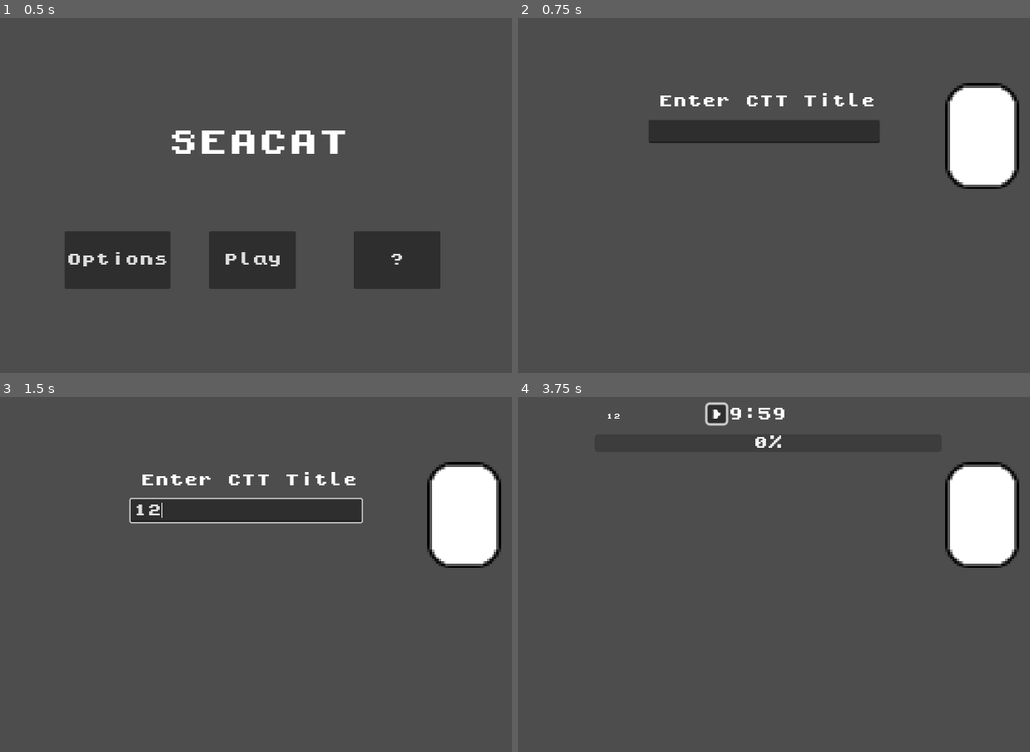
Above: before the commit, frames 1-4 (two rows, left to right).
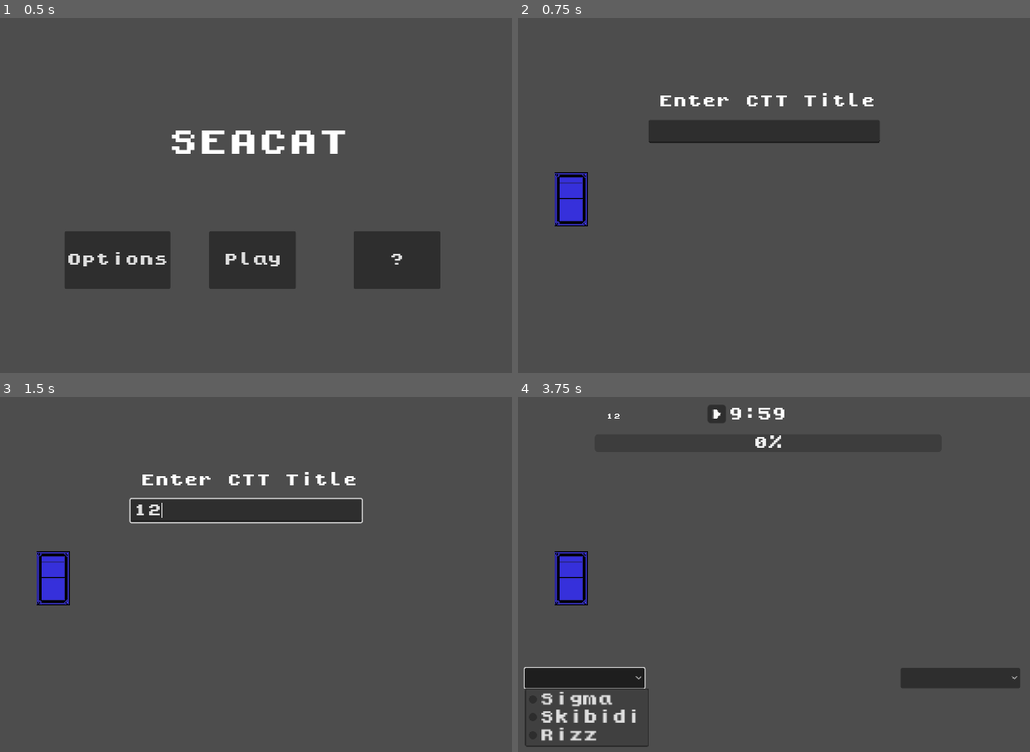
Above: after the commit, the same moments.

Repository: phan-andrew/demo3
Game: Godot game, scene res://start_screen.tscn
Two runs of this game, one before a commit and one after it. Both use one fixed random seed, a clock stepped at 60 frames per second and the inputs below.
Inputs (mouse positions are in pixels of both pictures, inside the frame that each line leads up to):
- Up to frame 1 (0.5 s): no input
- Up to frame 2 (0.75 s): click "Play" at 0.5 s
- Up to frame 3 (1.5 s): click (245, 510) at 1.27 s; type "12" at 1.35 s
- Up to frame 4 (3.75 s): tap Enter at 2 s; hold Space (move_right) 2.03-2.75 s; click (717, 414) at 2.75 s; click (584, 677) at 3.52 s

Frame 1 is identical in both runs. In frame 2, 4.7% of the frame differs, in the area x 7-98%, y 18-59%; in frame 3, 4.7%; in frame 4, 8.6%, in the area x 1-99%, y 1-99%.

Commit message:
edit card

Diff:
--- /dev/null
+++ b/cardFlip.gd
@@ -0,0 +1,33 @@
+extends Node2D
+
+var flipped = false
+var hovering = false
+var reset_count = 0
+var reset = 500
+
+# Called when the node enters the scene tree for the first time.
+func _ready():
+	pass # Replace with function body.
+
+
+# Called every frame. 'delta' is the elapsed time since the previous frame.
+func _process(delta):
+	if hovering:
+		reset_count = 0
+		if !flipped:
+			$AnimationPlayer.play("card_flip")
+			flipped = true
+	else:
+		reset_count +=1
+	if reset_count > reset && flipped:
+		$AnimationPlayer.play_backwards("card_flip")
+		flipped = false
+
+
+
+func _on_area_2d_mouse_shape_entered(shape_idx):
+	hovering = true
+
+
+func _on_area_2d_mouse_shape_exited(shape_idx):
+	hovering = false
--- /dev/null
+++ b/cardFlip.tscn
@@ -0,0 +1,109 @@
+[gd_scene load_steps=10 format=3 uid="uid://dpl22mpi7vi48"]
+
+[ext_resource type="Texture2D" uid="uid://b3d3eqfyx0ihs" path="res://cards/bluecard-back.png" id="1_4eg6w"]
+[ext_resource type="Script" path="res://cardFlip.gd" id="1_ocqbr"]
+[ext_resource type="Texture2D" uid="uid://bga4axkw74rld" path="res://cards/bluecard-front.png" id="2_3mnai"]
+
+[sub_resource type="AtlasTexture" id="AtlasTexture_fvgbg"]
+atlas = ExtResource("1_4eg6w")
+region = Rect2(0, 0, 825, 1335)
+
+[sub_resource type="SpriteFrames" id="SpriteFrames_fgt5r"]
+animations = [{
+"frames": [{
+"duration": 1.0,
+"texture": SubResource("AtlasTexture_fvgbg")
+}],
+"loop": true,
+"name": &"default",
+"speed": 5.0
+}]
+
+[sub_resource type="Animation" id="Animation_noan5"]
+resource_name = "card_flip"
+length = 0.4
+tracks/0/type = "value"
+tracks/0/imported = false
+tracks/0/enabled = true
+tracks/0/path = NodePath("card:scale")
+tracks/0/interp = 2
+tracks/0/loop_wrap = true
+tracks/0/keys = {
+"times": PackedFloat32Array(0, 0.2, 0.4),
+"transitions": PackedFloat32Array(1, 1, 1),
+"update": 0,
+"values": [Vector2(1, 1), Vector2(0.1, 1), Vector2(1, 1)]
+}
+tracks/1/type = "value"
+tracks/1/imported = false
+tracks/1/enabled = true
+tracks/1/path = NodePath("card/card_back:z_index")
+tracks/1/interp = 1
+tracks/1/loop_wrap = true
+tracks/1/keys = {
+"times": PackedFloat32Array(0.189502, 0.213268),
+"transitions": PackedFloat32Array(1, 1),
+"update": 1,
+"values": [-1, 0]
+}
+
+[sub_resource type="Animation" id="Animation_2h8i5"]
+length = 0.001
+tracks/0/type = "value"
+tracks/0/imported = false
+tracks/0/enabled = true
+tracks/0/path = NodePath("card:scale")
+tracks/0/interp = 1
+tracks/0/loop_wrap = true
+tracks/0/keys = {
+"times": PackedFloat32Array(0),
+"transitions": PackedFloat32Array(1),
+"update": 0,
+"values": [Vector2(1, 1)]
+}
+tracks/1/type = "value"
+tracks/1/imported = false
+tracks/1/enabled = true
+tracks/1/path = NodePath("card/card_back:z_index")
+tracks/1/interp = 1
+tracks/1/loop_wrap = true
+tracks/1/keys = {
+"times": PackedFloat32Array(0),
+"transitions": PackedFloat32Array(1),
+"update": 1,
+"values": [-1]
+}
+
+[sub_resource type="AnimationLibrary" id="AnimationLibrary_bpgj4"]
+_data = {
+"RESET": SubResource("Animation_2h8i5"),
+"card_flip": SubResource("Animation_noan5")
+}
+
+[sub_resource type="RectangleShape2D" id="RectangleShape2D_7wmbb"]
+size = Vector2(846, 1352)
+
+[node name="Node2D" type="Node2D"]
+script = ExtResource("1_ocqbr")
+
+[node name="card" type="Sprite2D" parent="."]
+z_index = -1
+texture = ExtResource("2_3mnai")
+
+[node name="card_back" type="AnimatedSprite2D" parent="card"]
+z_index = -1
+sprite_frames = SubResource("SpriteFrames_fgt5r")
+
+[node name="AnimationPlayer" type="AnimationPlayer" parent="."]
+libraries = {
+"": SubResource("AnimationLibrary_bpgj4")
+}
+
+[node name="Area2D" type="Area2D" parent="."]
+
+[node name="CollisionShape2D" type="CollisionShape2D" parent="Area2D"]
+position = Vector2(0, -2)
+shape = SubResource("RectangleShape2D_7wmbb")
+
+[connection signal="mouse_shape_entered" from="Area2D" to="." method="_on_area_2d_mouse_shape_entered"]
+[connection signal="mouse_shape_exited" from="Area2D" to="." method="_on_area_2d_mouse_shape_exited"]
--- a/dropdown.tscn
+++ b/dropdown.tscn
@@ -1,4 +1,6 @@
-[gd_scene format=3 uid="uid://dhg0ohpps2lt8"]
+[gd_scene load_steps=2 format=3 uid="uid://dhg0ohpps2lt8"]
+
+[ext_resource type="Theme" uid="uid://b2ufqqc6nun3o" path="res://mid_font_theme.tres" id="1_e5evp"]
 
 [node name="Node2D" type="Node2D"]
 
@@ -7,6 +9,7 @@
 offset_top = 500.0
 offset_right = 350.0
 offset_bottom = 531.0
+theme = ExtResource("1_e5evp")
 item_count = 3
 popup/item_0/text = "Sigma"
 popup/item_0/id = 0
@@ -20,6 +23,7 @@
 offset_top = 500.0
 offset_right = 1000.0
 offset_bottom = 531.0
+theme = ExtResource("1_e5evp")
 item_count = 3
 popup/item_0/text = "Sigma"
 popup/item_0/id = 0
--- a/home_screen.gd
+++ b/home_screen.gd
@@ -16,3 +16,4 @@
 		$starting_prompts.visible = false
 		$progress_bar.visible = true
 		$progress_bar/Timer_Label.startTimer = true
+		$dropdowns.visible = true
--- a/home_screen.tscn
+++ b/home_screen.tscn
@@ -1,11 +1,12 @@
-[gd_scene load_steps=7 format=3 uid="uid://c0lk8ms1uploi"]
+[gd_scene load_steps=8 format=3 uid="uid://c0lk8ms1uploi"]
 
 [ext_resource type="Script" path="res://home_screen.gd" id="1_0dgku"]
 [ext_resource type="PackedScene" uid="uid://sis1u3rdone5" path="res://starting_prompts.tscn" id="1_xo1g2"]
 [ext_resource type="Script" path="res://Label.gd" id="2_pbnx2"]
 [ext_resource type="Theme" uid="uid://b2ufqqc6nun3o" path="res://mid_font_theme.tres" id="3_j5dr0"]
-[ext_resource type="Texture2D" uid="uid://eae32ngq3rv8" path="res://pixil-frame-0.png" id="5_ea36f"]
 [ext_resource type="PackedScene" uid="uid://7h1n1u8c4dbv" path="res://progress_bar.tscn" id="6_4fnsk"]
+[ext_resource type="PackedScene" uid="uid://dhg0ohpps2lt8" path="res://dropdown.tscn" id="7_dsike"]
+[ext_resource type="PackedScene" uid="uid://dpl22mpi7vi48" path="res://cardFlip.tscn" id="7_u6xwi"]
 
 [node name="HomeScreen" type="Node2D"]
 script = ExtResource("1_0dgku")
@@ -22,17 +23,12 @@
 theme_override_font_sizes/font_size = 12
 script = ExtResource("2_pbnx2")
 
-[node name="Sprite2D" type="Sprite2D" parent="."]
-texture_filter = 1
-position = Vector2(941, 236)
-scale = Vector2(3.98, 3.98)
-texture = ExtResource("5_ea36f")
-
-[node name="Sprite2D" type="Sprite2D" parent="Sprite2D"]
-texture_filter = 1
-position = Vector2(931, 630)
-scale = Vector2(3.98, 3.98)
-texture = ExtResource("5_ea36f")
-
 [node name="progress_bar" parent="." instance=ExtResource("6_4fnsk")]
 visible = false
+
+[node name="dropdowns" parent="." instance=ExtResource("7_dsike")]
+visible = false
+
+[node name="Node2D" parent="." instance=ExtResource("7_u6xwi")]
+position = Vector2(230, 345)
+scale = Vector2(0.07, 0.07)
--- a/start_screen.tscn
+++ b/start_screen.tscn
@@ -3,7 +3,7 @@
 [ext_resource type="Script" path="res://start_screen.gd" id="1_ugavs"]
 [ext_resource type="Theme" uid="uid://b2ufqqc6nun3o" path="res://mid_font_theme.tres" id="2_8iye3"]
 
-[node name="Node2D" type="Node2D"]
+[node name="Node2D2" type="Node2D"]
 script = ExtResource("1_ugavs")
 
 [node name="Button2" type="Button" parent="."]
Binary file added: cards/bluecard-back.png
Not shown, added: cards/bluecard-back.png.import
Binary file added: cards/bluecard-front.png
Not shown, added: cards/bluecard-front.png.import
Not shown: 1 places in cardthrow.tscn that only renumber resources
